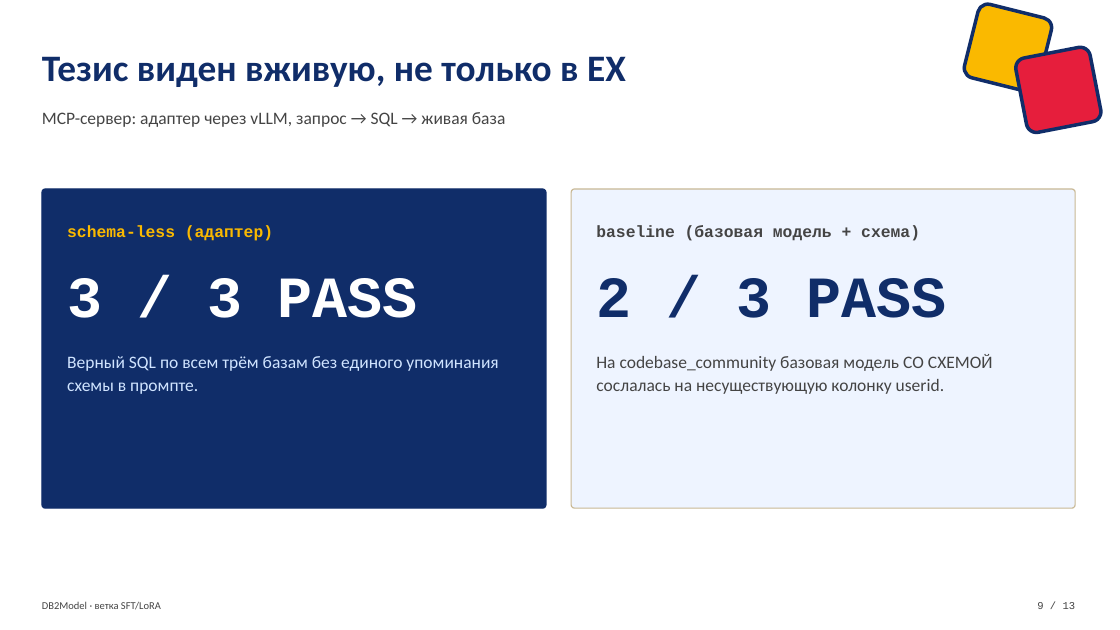
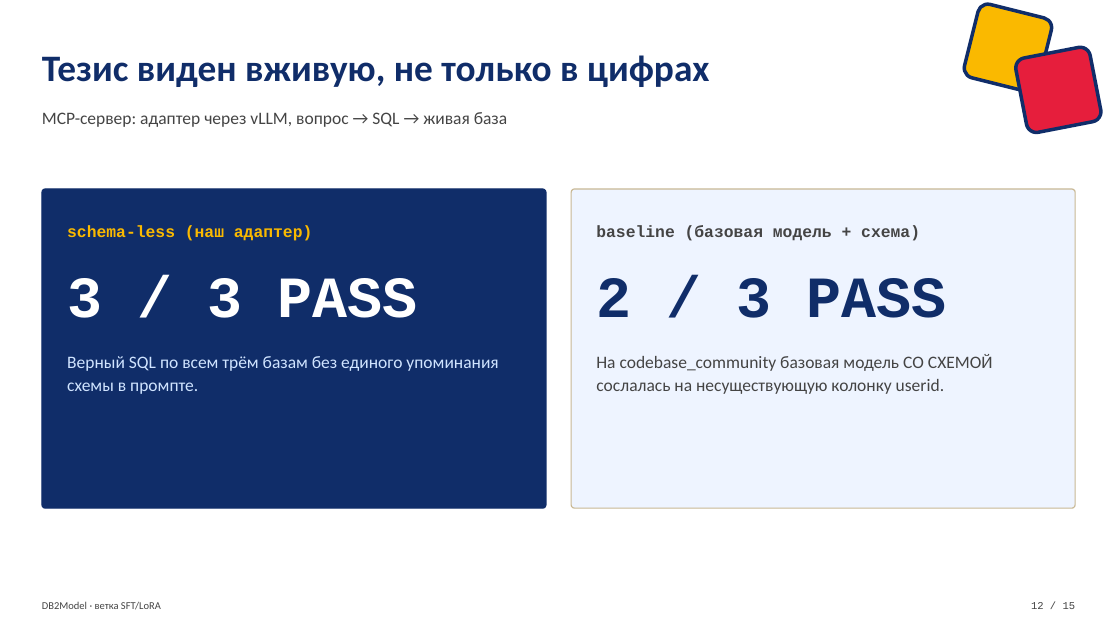
Before and after one commit to VladimirPozdeev06/db2model_lora, a slide deck: slide 12 of db2model/DB2Model_SFT_LoRA_defense.pptx (slide 10 before the commit). Drawn at 1120x630 pixels with LibreOffice and Linux fonts; fonts in the diff are those of the drawing. Boxes give left, top, right and bottom in pixels: in the first picture for what was removed or moved away, otherwise in the second. Text is boxed around its words. In the diff, an @@ line names an element or a change of style, - is before the commit and + after.

```diff
--- a/db2model/DB2Model_SFT_LoRA_defense.pptx
+++ b/db2model/DB2Model_SFT_LoRA_defense.pptx
@@ text at (42,55,709,87): text changed @@
-Тезис виден вживую, не только в EX
+Тезис виден вживую, не только в цифрах
@@ text at (42,112,507,127): text changed @@
-MCP-сервер: адаптер через vLLM, запрос → SQL → живая база
+MCP-сервер: адаптер через vLLM, вопрос → SQL → живая база
@@ text at (67,225,312,241): text changed @@
-schema-less (адаптер)
+schema-less (наш адаптер)
@@ text at (1031,602,1076,609): text changed @@
-9 / 13
+12 / 15
```
Also in this commit, not shown: 9 other slides changed, 4 slides added, 2 slides removed.
